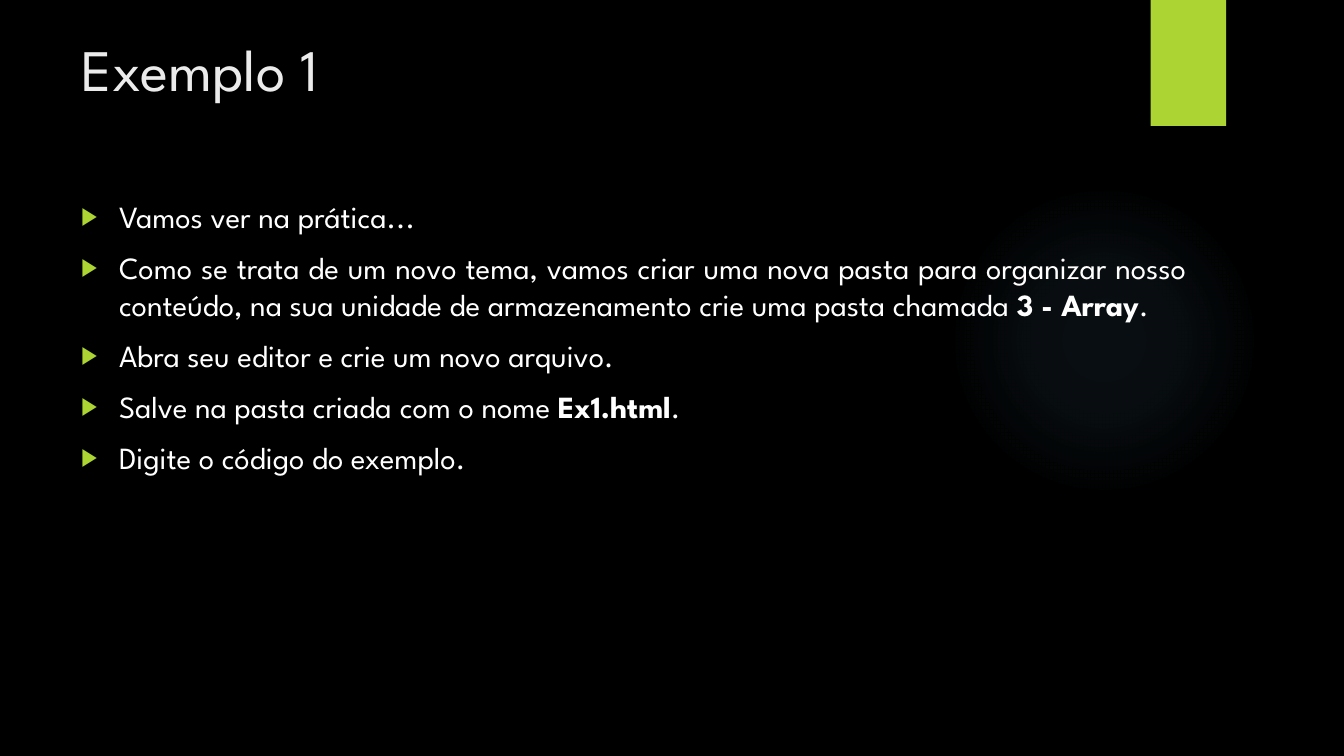
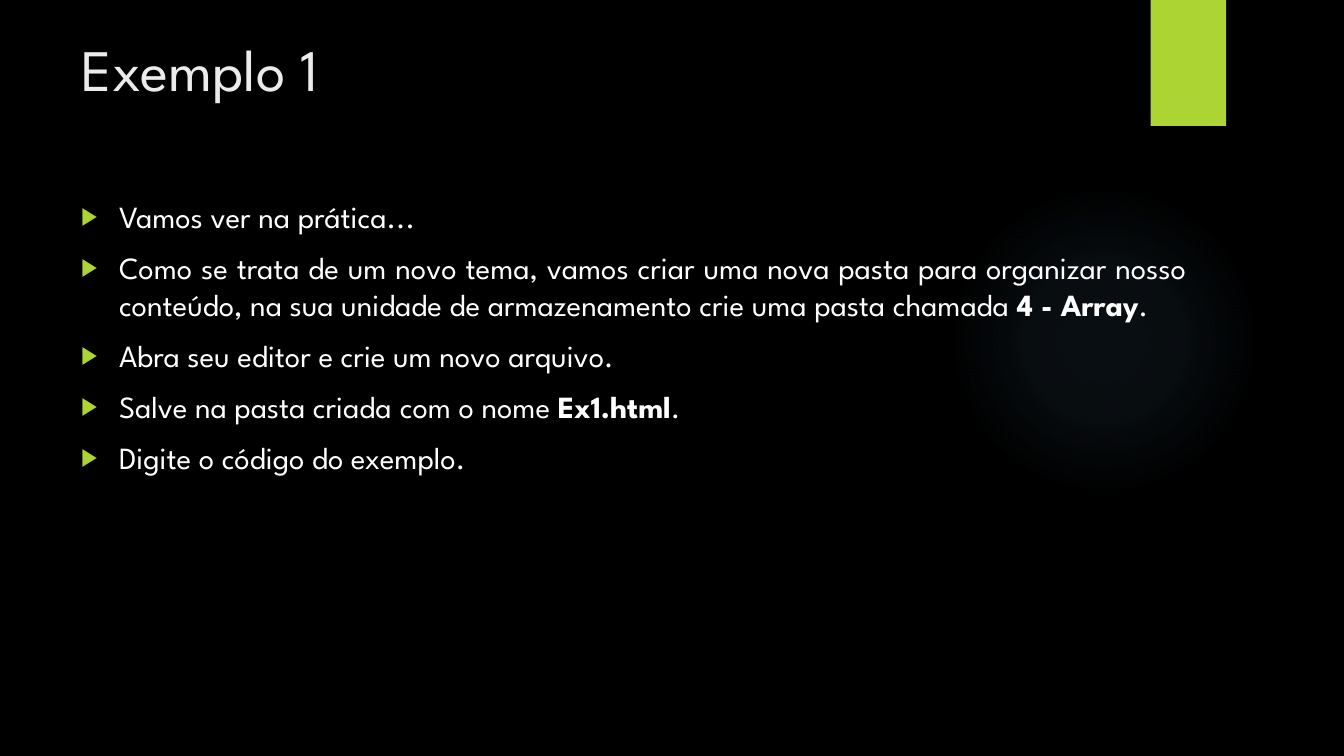
Before and after one commit to DiegoMeruoca/diegomeruoca.github.io, a slide deck: slide 4 of content/TDS/PWI/5 - Array.ppsx. Drawn at 1344x756 pixels with LibreOffice and Linux fonts; fonts in the diff are those of the drawing; background and template pictures are left out. Boxes give left, top, right and bottom in pixels: in the first picture for what was removed or moved away, otherwise in the second. Text is boxed around its words. In the diff, an @@ line names an element or a change of style, - is before the commit and + after.

```diff
--- a/content/TDS/PWI/5 - Array.ppsx
+++ b/content/TDS/PWI/5 - Array.ppsx
@@ text at box(119, 257, 1186, 323): text changed @@
-▶ Como se trata de um novo tema, vamos criar uma nova pasta para organizar nosso conteúdo, na sua unidade de armazenamento crie uma pasta chamada 3 - Array.
+▶ Como se trata de um novo tema, vamos criar uma nova pasta para organizar nosso conteúdo, na sua unidade de armazenamento crie uma pasta chamada 4 - Array.
```
Also in this commit, not shown: 3 other slides changed, 23 other files.
